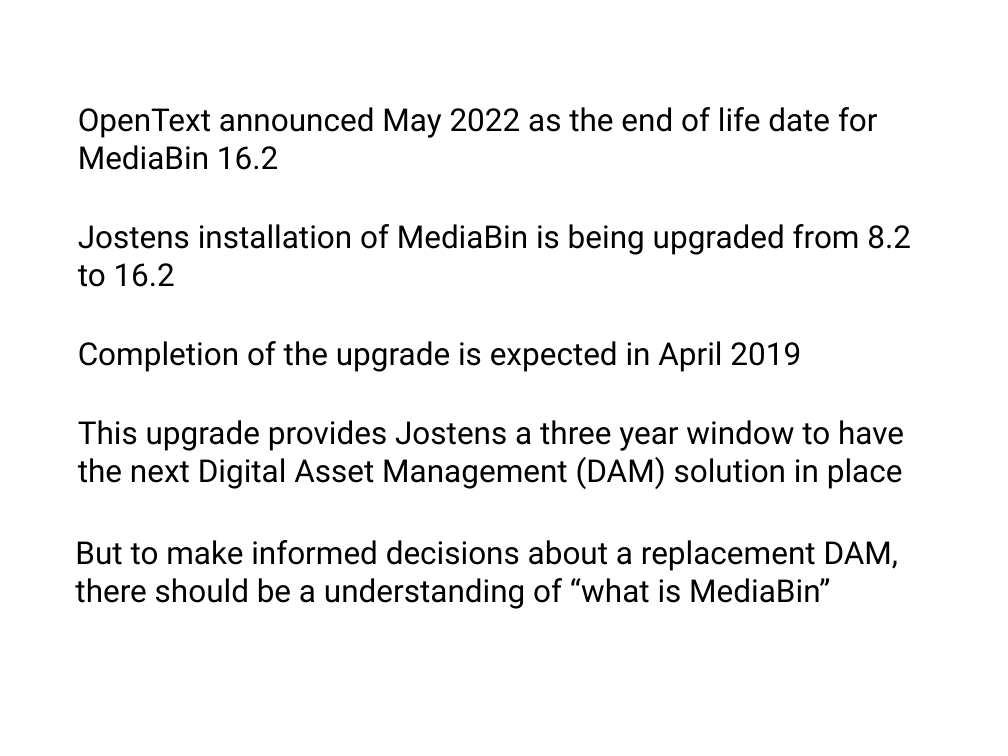
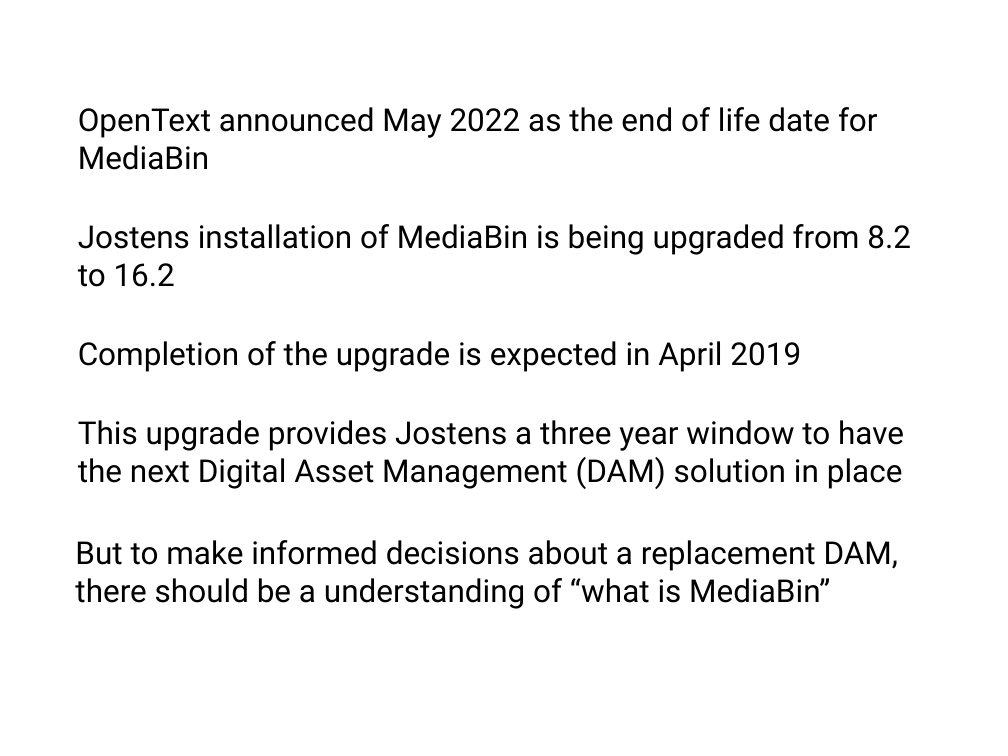
Before and after one commit to wshromoff/SOL, a slide deck: slide 2 of Files/Metadata_Groupings/Tables.pptx. Drawn at 1008x756 pixels with LibreOffice and Linux fonts; fonts in the diff are those of the drawing. Boxes give left, top, right and bottom in pixels: in the first picture for what was removed or moved away, otherwise in the second. Text is boxed around its words. In the diff, an @@ line names an element or a change of style, - is before the commit and + after.

```diff
--- a/Files/Metadata_Groupings/Tables.pptx
+++ b/Files/Metadata_Groupings/Tables.pptx
@@ text at bbox=[78, 107, 878, 170]: text changed @@
-OpenText announced May 2022 as the end of life date for MediaBin 16.2
+OpenText announced May 2022 as the end of life date for MediaBin
```
Also in this commit, not shown: 9 other slides changed, 1 slide added, 2 other files.
